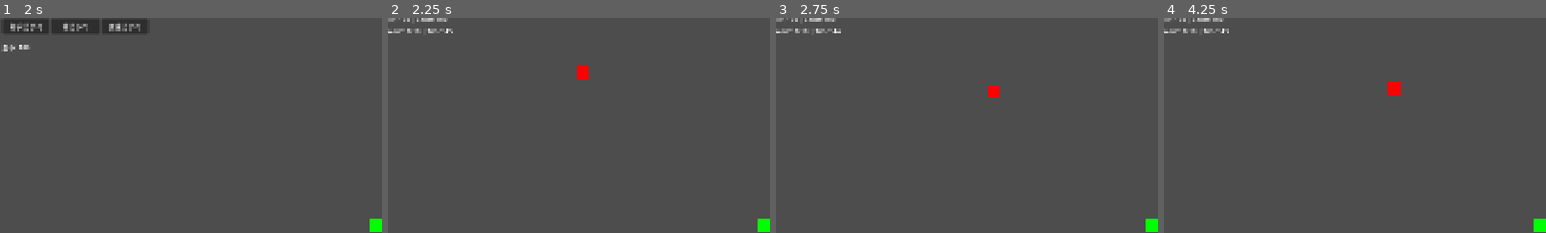
Above: before the commit, frames 1-4 (left to right).
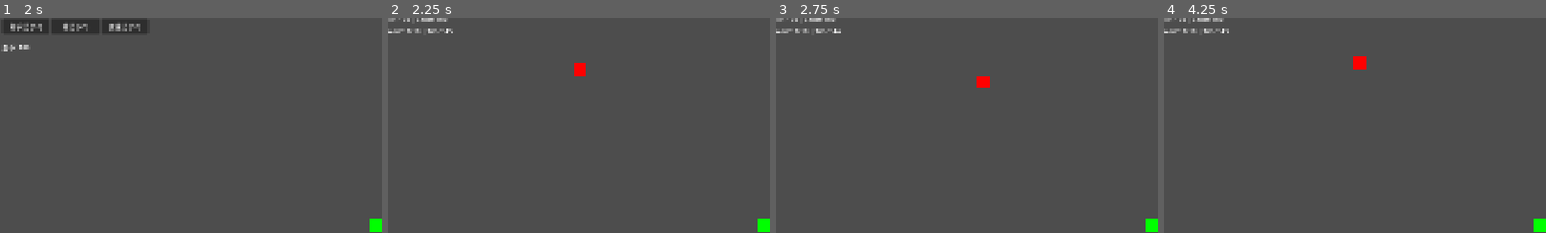
Above: after the commit, the same moments.

Repository: felang/utoland
Game: Godot game, scene res://scenes/ui/start_menu.tscn
Two runs of this game, one before a commit and one after it. Both use one fixed random seed, a clock stepped at 60 frames per second and the inputs below.
Inputs (mouse positions are % of the whole screen's width and height, from its top left):
- Up to frame 1 (2 s): click "Start Game" at 0.5 s; click "Rifle (速射枪)" at 1.25 s
- Up to frame 2 (2.25 s): click "开始战斗" at 2 s
- Up to frame 3 (2.75 s): no input
- Up to frame 4 (4.25 s): tap Enter at 2.75 s; move the mouse to (72, 45) at 2.77 s; hold D (move_right) 2.78-3.53 s; tap 1 at 2.85 s; click (72, 45) at 2.92 s; move the mouse to (30, 55) at 3.52 s; hold S (move_down) from 3.53 s (still down); tap 2 at 3.6 s
The pictures show only the part of the screen within x 1-51%, y 2-52%; the shares and areas given below are measured in that part.

Frame 1 is identical in both runs. In frame 2, 0.1% of the frame differs, in the area x 48-53%, y 20-29%; in frame 3, 0.3%; in frame 4, 0.5%, in the area x 49-62%, y 17-36%.

Commit message:
refactor: 敌人系统使用 GameConfig 配置

Diff:
--- a/scripts/enemy.gd
+++ b/scripts/enemy.gd
@@ -2,12 +2,15 @@
 
 enum State { CHASE_PLAYER, ATTACK_TOWER }
 
-@export var speed: float = 150.0
-@export var max_hp: float = 30.0
-@export var tower_attack_damage: float = 5.0
+# 敌人类型（由生成器设置）
+var enemy_type: String = "normal"
+
 @export var tower_attack_rate: float = 1.0
 @export var touch_damage: float = 10.0
 
+var speed: float
+var max_hp: float
+var tower_attack_damage: float
 var base_speed: float
 var current_hp: float
 var current_state = State.CHASE_PLAYER
@@ -17,8 +20,14 @@
 var slow_effects: int = 0  # 记录当前有多少个减速效果
 
 func _ready():
+	# 从配置读取敌人属性
+	var enemy_data = GameConfig.ENEMIES[enemy_type]
+	max_hp = enemy_data["hp"]
+	current_hp = max_hp
+	speed = enemy_data["speed"]
 	base_speed = speed
-	current_hp = max_hp
+	tower_attack_damage = enemy_data["damage"]
+
 	add_to_group("enemies")
 	player = get_tree().get_first_node_in_group("player")
 
@@ -67,7 +76,9 @@
 		return
 
 	var coin_scene = preload("res://scenes/coin.tscn")
-	var coin_count = randi_range(2, 5)  # 增加金币掉落数量
+	# 从配置读取金币掉落数量
+	var enemy_data = GameConfig.ENEMIES[enemy_type]
+	var coin_count = randi_range(enemy_data["coin_drop_min"], enemy_data["coin_drop_max"])
 	for i in coin_count:
 		var coin = coin_scene.instantiate()
 		coin.global_position = global_position + Vector2(randf_range(-20, 20), randf_range(-20, 20))
--- a/scripts/enemy_spawner.gd
+++ b/scripts/enemy_spawner.gd
@@ -53,6 +53,9 @@
 	var random_type = enemy_types[randi() % enemy_types.size()]
 	var enemy = enemy_scenes[random_type].instantiate()
 
+	# 设置敌人类型
+	enemy.enemy_type = random_type
+
 	var spawn_pos = get_random_spawn_position()
 	enemy.global_position = spawn_pos
 	get_parent().add_child(enemy)
